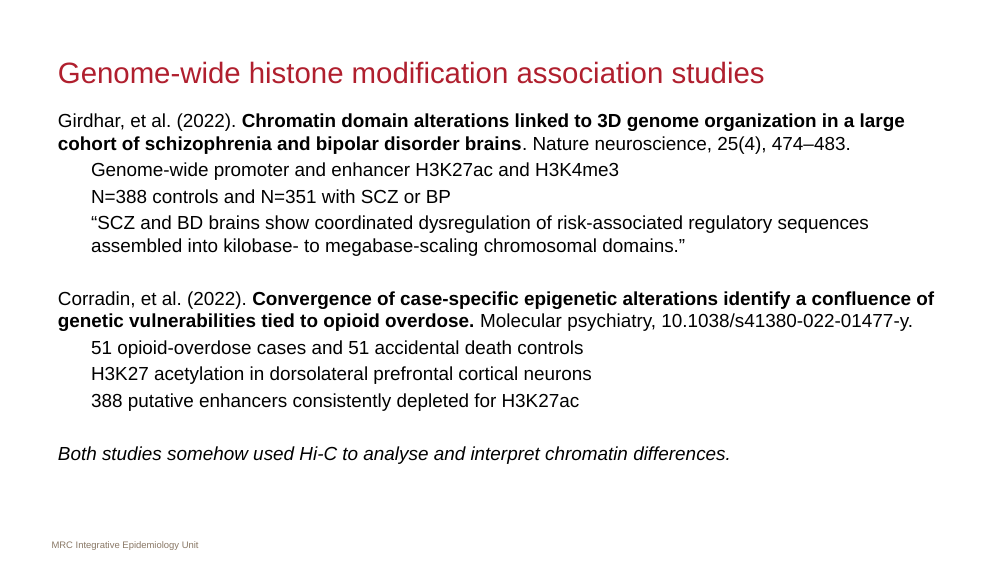
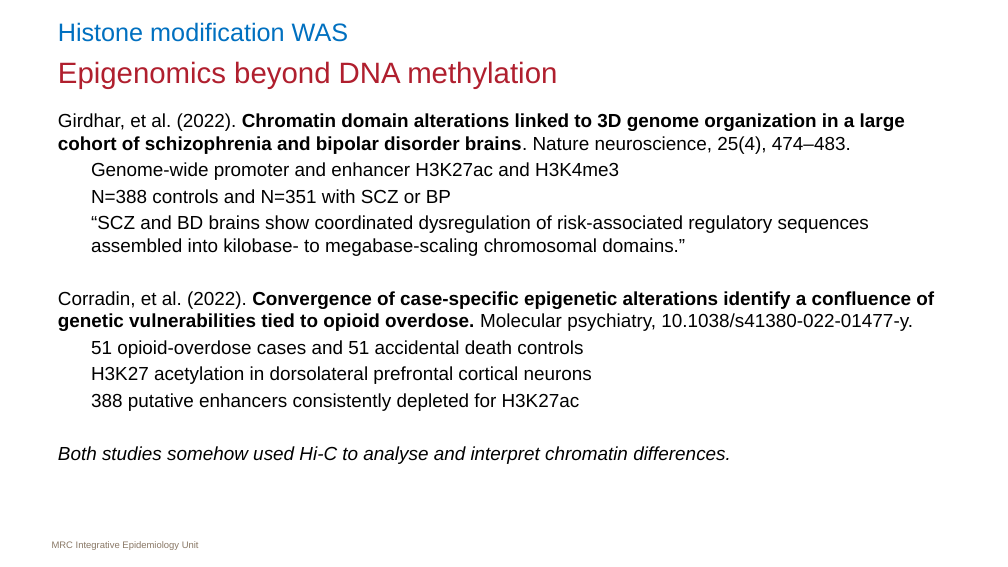
Before and after one commit to MRCIEU/epigenetics-journal-club, a slide deck: slide 5 of docs/presentations/20220411/slides.pptx (slide 3 before the commit). Drawn at 1008x567 pixels with LibreOffice and Linux fonts; fonts in the diff are those of the drawing. Boxes give left, top, right and bottom in pixels: in the first picture for what was removed or moved away, otherwise in the second. Text is boxed around its words. In the diff, an @@ line names an element or a change of style, - is before the commit and + after.

```diff
--- a/docs/presentations/20220411/slides.pptx
+++ b/docs/presentations/20220411/slides.pptx
@@ text added at <box>58,22,348,42</box>, 24 pt, text #0070C0 @@
+Histone modification WAS
@@ title at <box>58,61,557,89</box>: text changed @@
-Genome-wide histone modification association studies
+Epigenomics beyond DNA methylation
```
Also in this commit, not shown: 7 other slides changed, 2 slides added, 1 slide removed.
